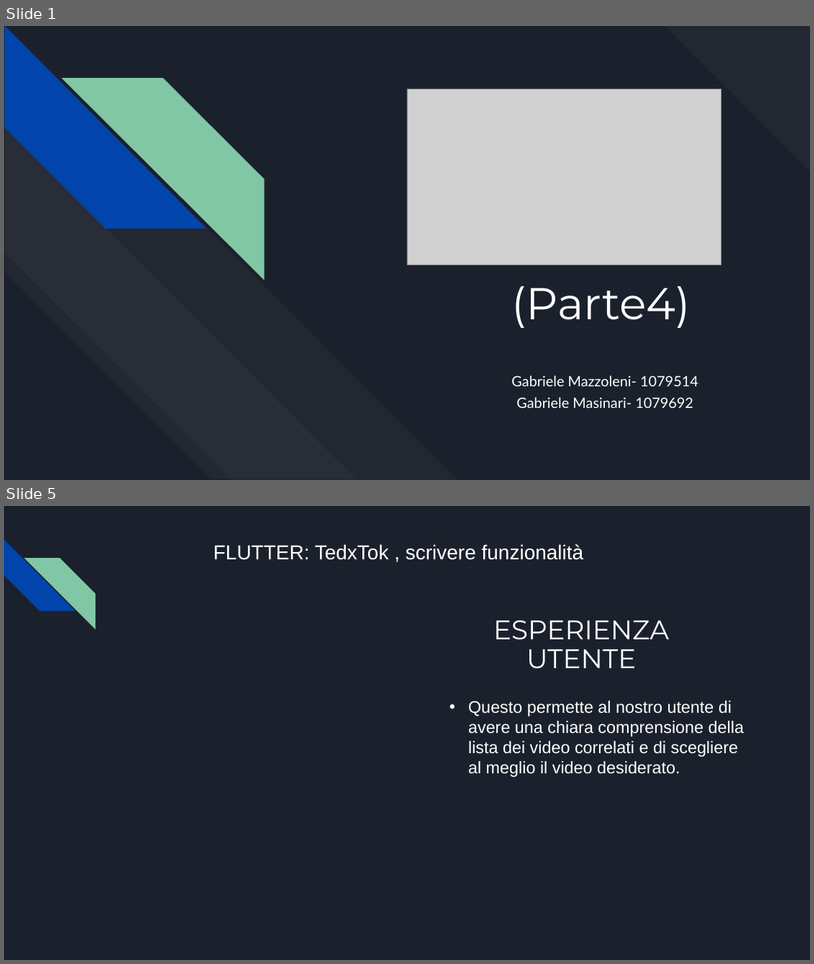
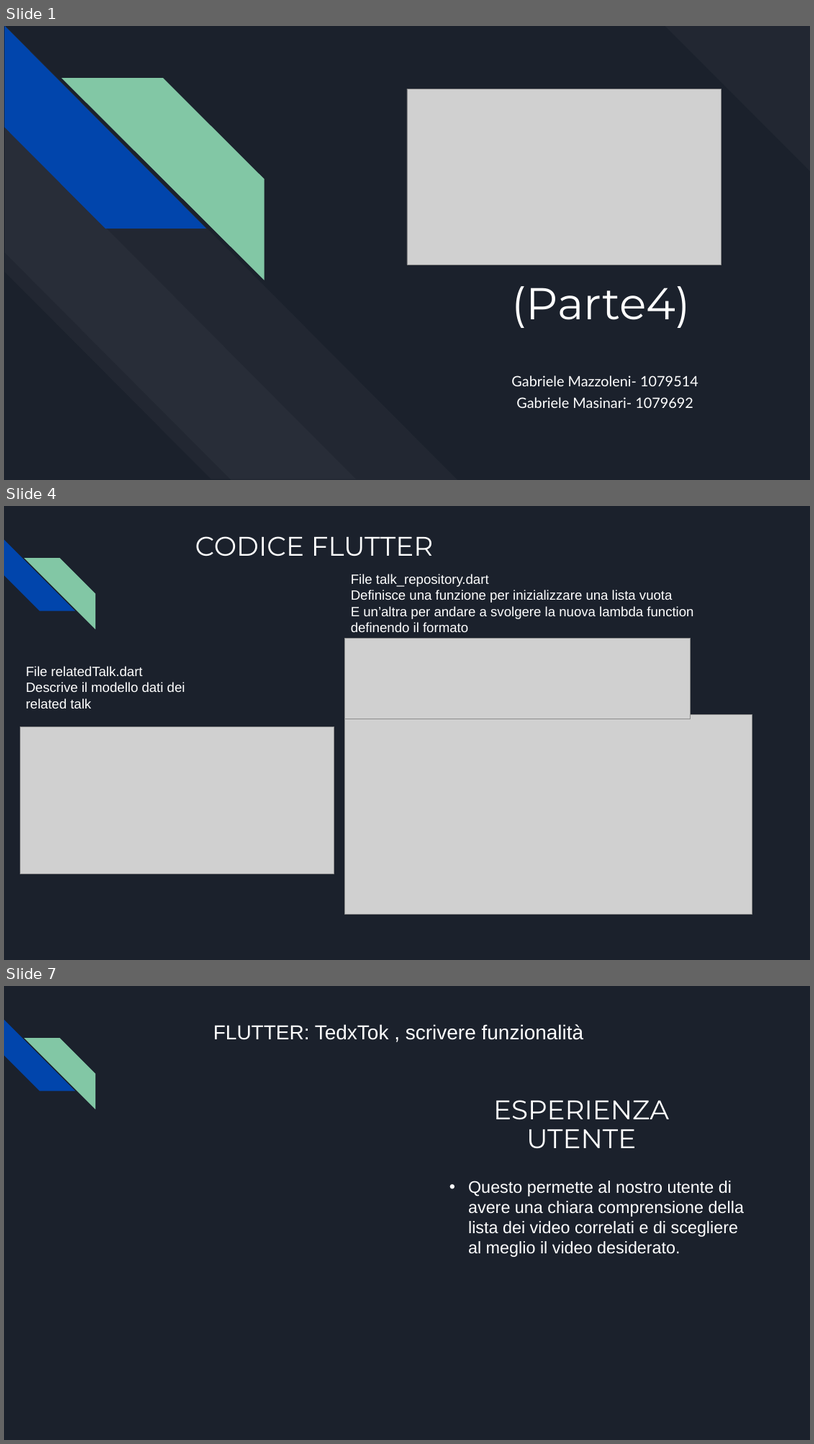
Before and after one commit to Gabriele-Mazzoleni/Progetti_Tec_Cloud_Mobile_2024, a slide deck: Parte 4/Presentazione TedxTok(parte 4).pptx. Shown one above the other, each under a label of ours: slides 1 and 5 before the commit, slides 1, 4 and 7 after it; the slides between them are not shown. The pictures are 814x964 and 814x1444 pixels, drawn with LibreOffice and Linux fonts; fonts in the diff are those of the drawing; grey boxes stand for pictures. Boxes give left, top, right and bottom in pixels: in the first picture for what was removed or moved away, otherwise in the second. Text is boxed around its words. In the diff, an @@ line names an element or a change of style, - is before the commit and + after.

Commit message:
presentazione prima parte
ho caricato la prima parte della presentazione con le relative immagini e una piccola descrizione del codice e dell'app

```diff
--- a/Parte 4/Presentazione TedxTok(parte 4).pptx
+++ b/Parte 4/Presentazione TedxTok(parte 4).pptx
@@ slide 4 added at <box>4,506,810,960</box>, background #1B212C; not listed: 2 template elements that a slide beside it also shows @@
@@ title added at <box>196,536,434,556</box>, 32 pt, text #FFFFFF @@
+CODICE FLUTTER
@@ text added at <box>351,574,694,632</box>, 16 pt, text #FFFFFF @@
+File talk_repository.dart
+Definisce una funzione per inizializzare una lista vuota
+E un’altra per andare a svolgere la nuova lambda function definendo il formato
@@ picture added at <box>345,638,691,719</box> @@
@@ text added at <box>26,666,185,708</box>, 16 pt, text #FFFFFF @@
+File relatedTalk.dart
+Descrive il modello dati dei related talk
@@ picture added at <box>345,715,753,914</box> @@
@@ picture added at <box>20,727,334,874</box> @@
@@ what was slide 5 is now slide 7 @@
```
Also in this commit, not shown: 1 slide changed, 3 other slides added, 3 slides removed, 12 other files.
